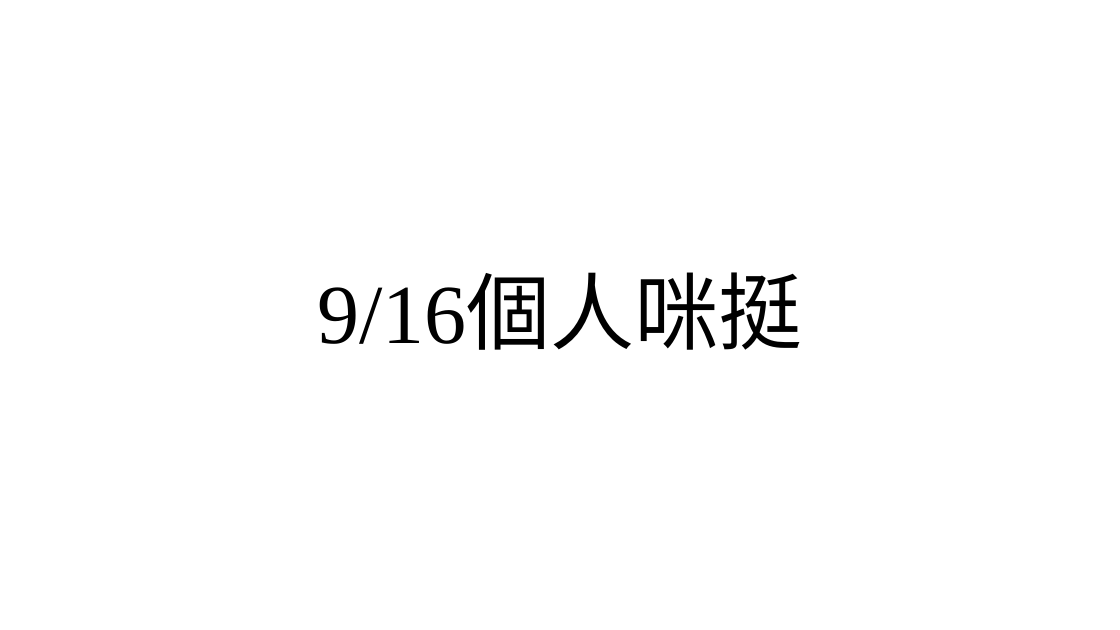
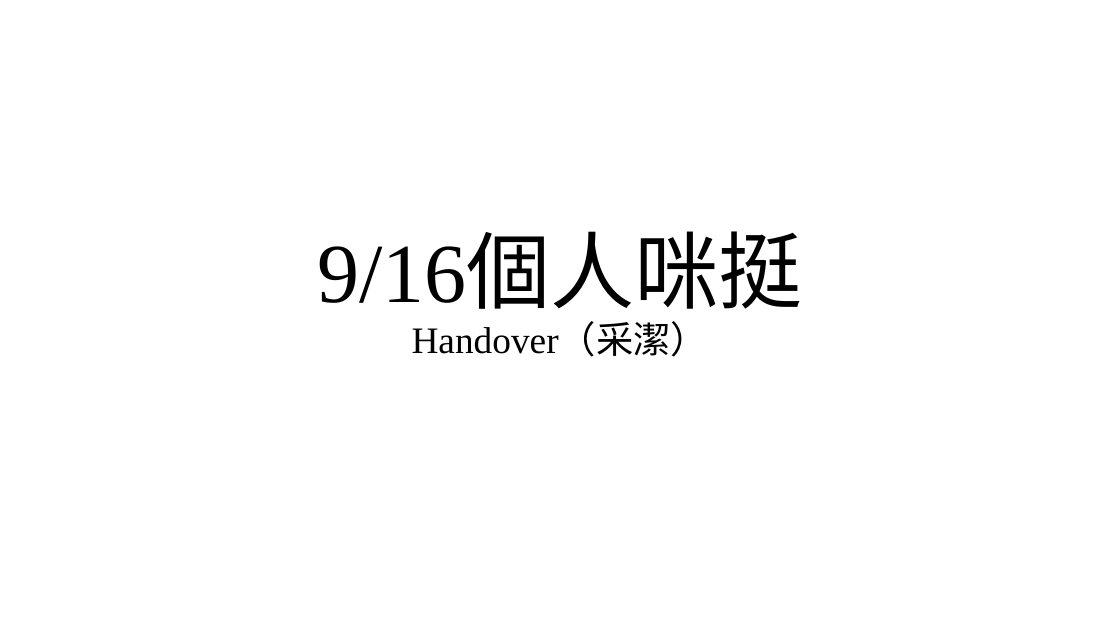
Before and after one commit to a20082307/meeting_report, a slide deck: slide 1 of 916個咪.pptx. Drawn at 1120x630 pixels with LibreOffice and Linux fonts; fonts in the diff are those of the drawing. Boxes give left, top, right and bottom in pixels: in the first picture for what was removed or moved away, otherwise in the second. Text is boxed around its words. In the diff, an @@ line names an element or a change of style, - is before the commit and + after.

```diff
--- a/916個咪.pptx
+++ b/916個咪.pptx
@@ title at [317, 237, 802, 357]: text changed; size 72 to 32 pt @@
-9/16個人咪挺
+9/16個人咪挺
+Handover（采潔）
```
Also in this commit, not shown: 5 other slides changed, 2 other files.
